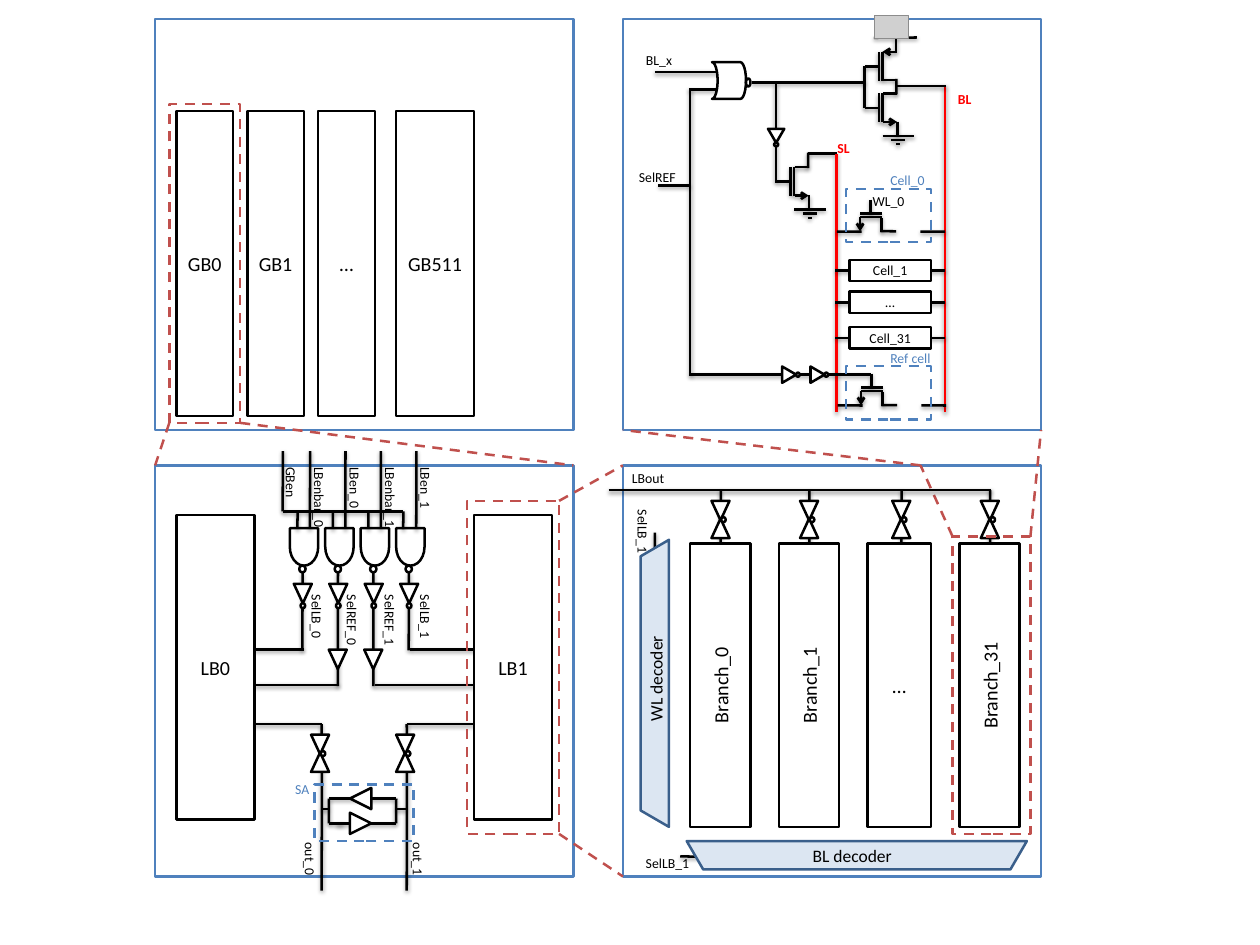
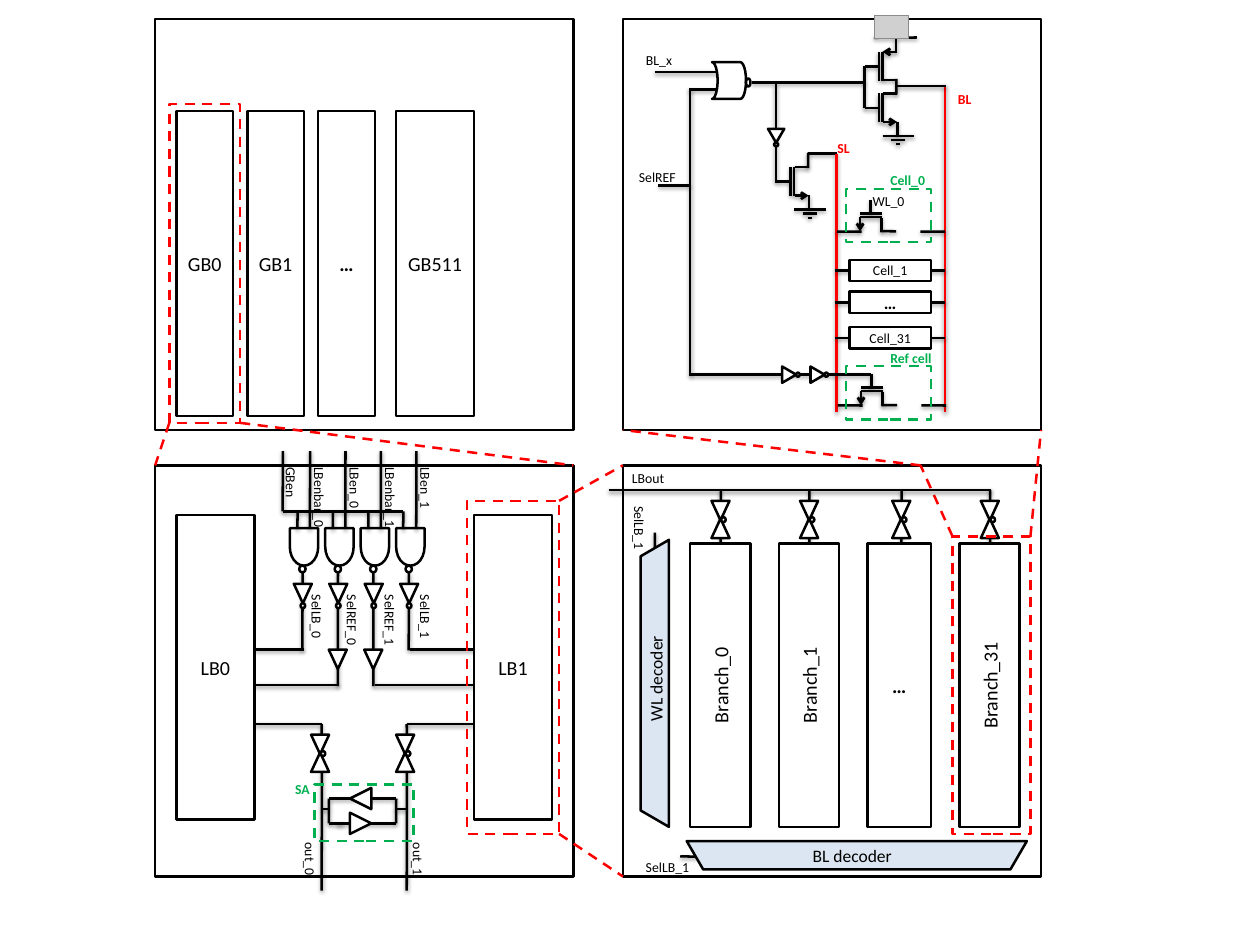
Before and after one commit to alexander-standaert/Thesis-Design-of-RRam, a slide deck: slide 1 of Thesis/fig/figure paper.pptx. Drawn at 1260x945 pixels with LibreOffice and Linux fonts; fonts in the diff are those of the drawing; grey boxes stand for pictures; background and template pictures are left out. Boxes give left, top, right and bottom in pixels: in the first picture for what was removed or moved away, otherwise in the second. Text is boxed around its words. In the diff, an @@ line names an element or a change of style, - is before the commit and + after.

Commit message:
update fig

```diff
--- a/Thesis/fig/figure paper.pptx
+++ b/Thesis/fig/figure paper.pptx
@@ outline #4F81BD 2 pt to #000000 2 pt in 4 elements at (x1=155, y1=19, x2=573, y2=430), (x1=155, y1=465, x2=573, y2=877), (x1=623, y1=465, x2=1041, y2=877), (x1=623, y1=19, x2=1041, y2=430) @@
@@ rectangle "…" at (x1=850, y1=292, x2=932, y2=313): size 11 to 14 pt, bold on @@
@@ outline #4F81BD 2 pt dashed to #00B050 2 pt dashed in 3 elements at (x1=315, y1=784, x2=414, y2=841), (x1=846, y1=189, x2=931, y2=242), (x1=846, y1=366, x2=931, y2=419) @@
@@ line (169, 423) - (155, 465): stroke #C0504D 2 pt dashed to #FF0000 2 pt dashed @@
@@ line (240, 423) - (573, 465): stroke #C0504D 2 pt dashed to #FF0000 2 pt dashed @@
@@ line (921, 465) - (623, 430): stroke #C0504D 2 pt dashed to #FF0000 2 pt dashed @@
@@ line (1030, 536) - (1041, 430): stroke #C0504D 2 pt dashed to #FF0000 2 pt dashed @@
@@ line (559, 500) - (623, 465): stroke #C0504D 2 pt dashed to #FF0000 2 pt dashed @@
@@ line (952, 536) - (921, 465): stroke #C0504D 2 pt dashed to #FF0000 2 pt dashed @@
@@ text "SelLB_1" moved from (x1=634, y1=514, x2=651, y2=552) to (x1=630, y1=510, x2=647, y2=548) @@
@@ outline #C0504D 2 pt dashed to #FF0000 2 pt dashed in 3 elements at (x1=169, y1=104, x2=240, y2=423), (x1=467, y1=500, x2=559, y2=833), (x1=952, y1=536, x2=1030, y2=834) @@
@@ trapezoid at (x1=641, y1=540, x2=669, y2=827): outline #3A5F8C 2 pt to #000000 2 pt @@
@@ text colour #4F81BD to #00B050, bold on in 3 elements at (x1=890, y1=175, x2=925, y2=190), (x1=890, y1=353, x2=931, y2=367), (x1=295, y1=785, x2=310, y2=794) @@
@@ line (559, 834) - (623, 877): stroke #C0504D 2 pt dashed to #FF0000 2 pt dashed @@
@@ text "SelLB_1" moved from (x1=646, y1=857, x2=689, y2=870) to (x1=646, y1=862, x2=689, y2=876) @@
@@ trapezoid at (x1=687, y1=841, x2=1027, y2=868): outline #3A5F8C 2 pt to #000000 2 pt @@
```
